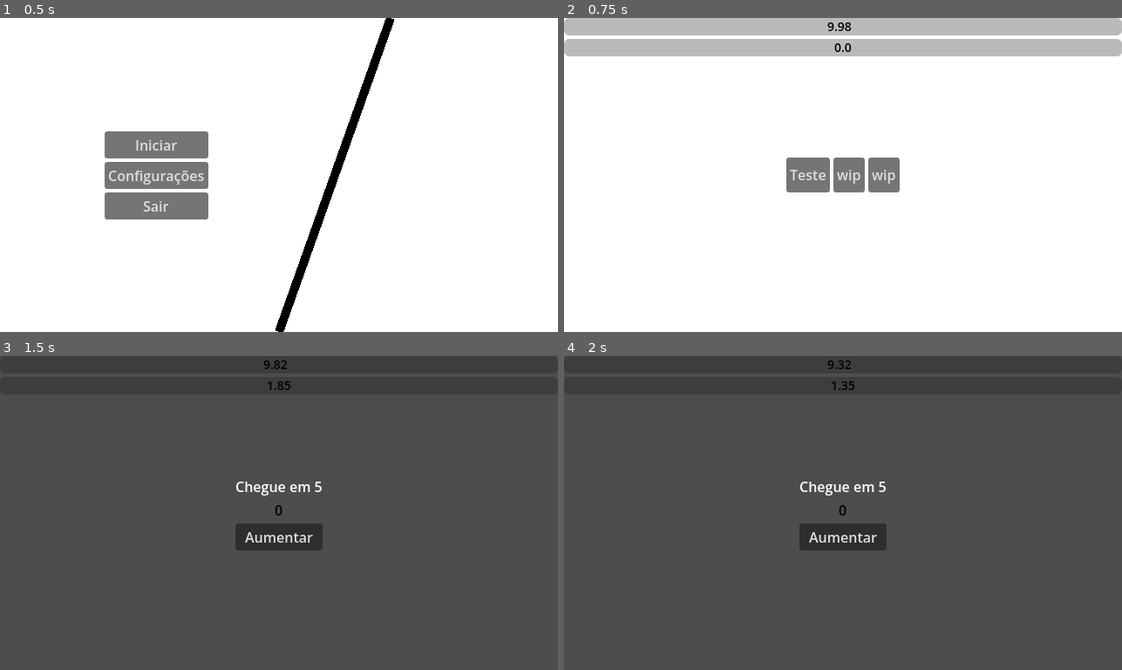
Above: before the commit, frames 1-4 (two rows, left to right).
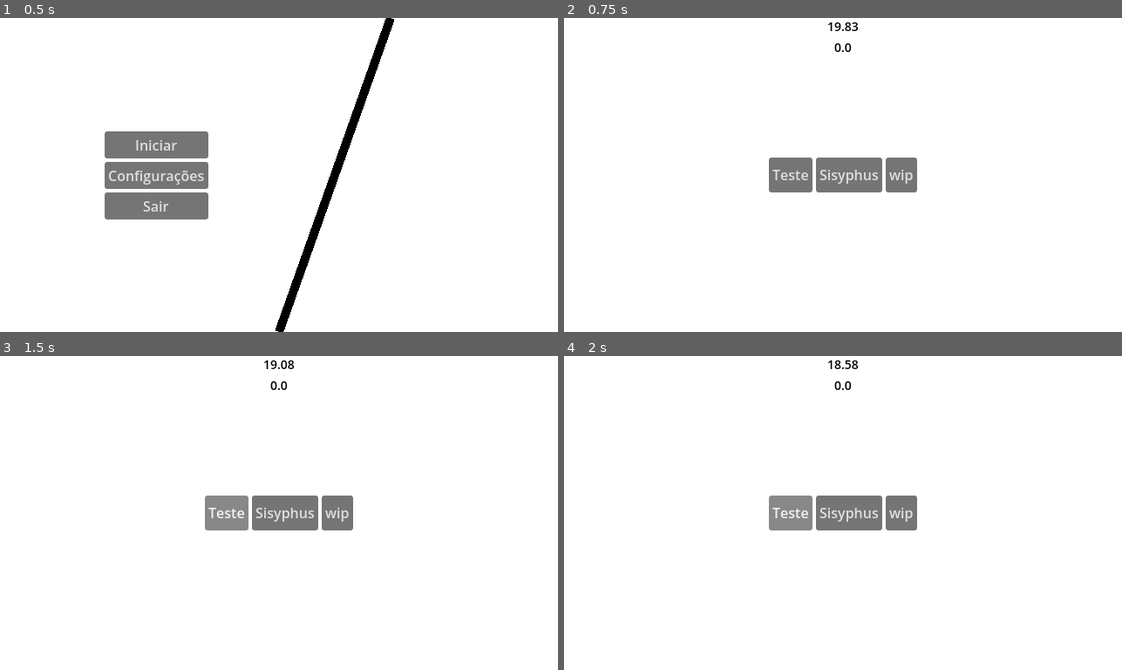
Above: after the commit, the same moments.

Repository: Magistratus-Studio/gmtk
Game: Godot game, scene res://Cenas/minigame_manager_scene.tscn
Same seed, same stepped clock (60 frames per second), same inputs: the game is played once before the commit and once after it. Before the commit the project starts from res://Cenas/menu_inicial.tscn. The engine's default icon, where the game draws it, is replaced by a stand-in: a white triangle on a blue panel in a dark square.
Inputs:
- Up to frame 1 (0.5 s): no input
- Up to frame 2 (0.75 s): click "Iniciar" at 0.5 s
- Up to frame 3 (1.5 s): click "Teste" at 1.25 s
- Up to frame 4 (2 s): no input

Frame 1 is identical in both runs. In frame 2, 12% of the frame differs, in the area x 0-100%, y 0-56%; in frame 3, 100%; in frame 4, 100%, in the area x 0-100%, y 0-100%.

Commit message:
refactor: refatorado esqueleto jogo

Diff:
--- /dev/null
+++ b/gmtk/Cenas/Minijogos/migame_base.gd
@@ -0,0 +1,11 @@
+extends Control
+class_name MinigameBase
+
+signal minigame_concluido(sucesso: bool)
+
+func iniciar() -> void:
+	pass
+
+func verificar_sucesso() -> bool:
+	push_warning("A função verificar_sucesso não foi sobrescrita no minigame!")
+	return false
--- a/gmtk/Cenas/Minijogos/minigame_template.gd
+++ /dev/null
@@ -1,17 +0,0 @@
-extends Control
-
-@export var label: Label
-
-var contador: int = 0
-
-func _on_button_pressed() -> void:
-	contador += 1
-	label.text = str(contador)
-
-func _ready() -> void:
-	MinigameManagerScene.iniciar_minigame()
-
-func _process(_delta: float) -> void:
-	if contador > 4:
-		MinigameManagerScene.parar_timer_minigame()
-		get_tree().change_scene_to_packed(Globais.CENA_SELETOR)
--- a/gmtk/Cenas/Minijogos/minigame_template.tscn
+++ /dev/null
@@ -1,47 +0,0 @@
-[gd_scene format=3 uid="uid://ckch8rh6leoh2"]
-
-[ext_resource type="Script" uid="uid://q1evgn1hpqfn" path="res://Cenas/Minijogos/minigame_template.gd" id="1_6jtyk"]
-
-[sub_resource type="LabelSettings" id="LabelSettings_otrat"]
-font_color = Color(0, 0, 0, 1)
-
-[node name="MinigameTemplate" type="Control" unique_id=952263839 node_paths=PackedStringArray("label")]
-layout_mode = 3
-anchors_preset = 15
-anchor_right = 1.0
-anchor_bottom = 1.0
-grow_horizontal = 2
-grow_vertical = 2
-script = ExtResource("1_6jtyk")
-label = NodePath("VBoxContainer/Label")
-
-[node name="VBoxContainer" type="VBoxContainer" parent="." unique_id=3911797]
-layout_mode = 1
-anchors_preset = 8
-anchor_left = 0.5
-anchor_top = 0.5
-anchor_right = 0.5
-anchor_bottom = 0.5
-offset_left = -20.0
-offset_top = -20.0
-offset_right = 20.0
-offset_bottom = 20.0
-grow_horizontal = 2
-grow_vertical = 2
-
-[node name="Instrucao" type="Label" parent="VBoxContainer" unique_id=1525958409]
-layout_mode = 2
-text = "Chegue em 5"
-metadata/_edit_use_anchors_ = true
-
-[node name="Label" type="Label" parent="VBoxContainer" unique_id=808422413]
-layout_mode = 2
-text = "0"
-label_settings = SubResource("LabelSettings_otrat")
-horizontal_alignment = 1
-
-[node name="Button" type="Button" parent="VBoxContainer" unique_id=1029802817]
-layout_mode = 2
-text = "Aumentar"
-
-[connection signal="pressed" from="VBoxContainer/Button" to="." method="_on_button_pressed"]
--- a/gmtk/Cenas/Minijogos/sisifo.gd
+++ b/gmtk/Cenas/Minijogos/sisifo.gd
@@ -13,7 +13,7 @@
 	if caminho_pedra.progress_ratio >= 0.9:
 		minigame_concluido.emit(true)
 		return true
-
+	minigame_concluido.emit(false)
 	return false
 
 func _process(delta: float) -> void:
--- a/gmtk/Cenas/menu_inicial.tscn
+++ b/gmtk/Cenas/menu_inicial.tscn
@@ -1,7 +1,6 @@
 [gd_scene format=3 uid="uid://dcrl7ywx8jwtf"]
 
 [ext_resource type="Script" uid="uid://cs5xb63jk6stj" path="res://Scripts/menu_controller.gd" id="1_4ahfv"]
-[ext_resource type="PackedScene" uid="uid://b1a13bxuslybc" path="res://Cenas/seletor_caminho.tscn" id="2_sm8o4"]
 
 [node name="MenuInicial" type="Control" unique_id=1398046020]
 layout_mode = 3
@@ -11,7 +10,6 @@
 grow_horizontal = 2
 grow_vertical = 2
 script = ExtResource("1_4ahfv")
-cena_inicio = ExtResource("2_sm8o4")
 
 [node name="Fundo" type="ColorRect" parent="." unique_id=351157566]
 layout_mode = 1
--- a/gmtk/Cenas/minigame_manager.gd
+++ b/gmtk/Cenas/minigame_manager.gd
@@ -1,40 +1,41 @@
 extends Control
-
-#signal finalizar(situacao: int)
 
 @export_category("Filhos")
 @export var timer_principal: Timer
 @export var timer_minigame: Timer
-@export var barra_timer_principal: ProgressBar
-@export var barra_timer_minigame: ProgressBar
 @export var label_timer_principal: Label
 @export var label_timer_minigame: Label
+@export var hud: Control
+@export var scene_controller: Control
 
-@export_category("Cena Final")
+@export_category("Cenas")
 @export var tela_conclusao: PackedScene
+@export var tela_inicial: PackedScene
+@export var tela_seletor: PackedScene
 
 @export_category("Variáveis")
-@export var TIMER_TOTAL: float = 10.0
+@export var TIMER_TOTAL: float = 20.0
+@export var temporizador_minigame: float = 2.0
 
-var temporizador_minigame: float = 2.0
+var minigame_atual: MinigameBase
 
 func _ready() -> void:
-	self.visible = false
-	barra_timer_principal.max_value = TIMER_TOTAL
+	hud.hide()
+	carregar_cena(tela_inicial)
 
 func _process(_delta: float) -> void:
 	label_timer_principal.text = String.num(timer_principal.time_left, 2)
 	label_timer_minigame.text = String.num(timer_minigame.time_left, 2)
 
+func checar_vitoria() -> void:
+	if minigame_atual.verificar_sucesso():
+		print("Jogador venceu o minigame atual!")
+	carregar_cena(tela_seletor)
 
-func iniciar() -> void:
-	self.visible = true
-	timer_principal.wait_time = TIMER_TOTAL
-	timer_principal.start()
-
-func iniciar_minigame() -> void:
-	timer_minigame.wait_time = temporizador_minigame
-	timer_minigame.start()
+func _iniciar_jogo() -> void:
+	hud.show()
+	timer_principal.start(TIMER_TOTAL)
+	carregar_cena(tela_seletor)
 
 func pausar_timer(status: bool) -> void:
 	timer_principal.paused = status
@@ -43,10 +44,43 @@
 	timer_minigame.stop()
 
 func _on_timer_principal_timeout() -> void:
-	#finalizar.emit(Globais.SUCESSO)
 	parar_timer_minigame()
-	get_tree().change_scene_to_packed(tela_conclusao)
-
+	hud.hide()
+	carregar_cena(tela_conclusao)
 
 func _on_timer_minigame_timeout() -> void:
-	get_tree().change_scene_to_packed(Globais.CENA_SELETOR)
+	checar_vitoria()
+
+func carregar_cena(nova_cena: PackedScene) -> void:
+	for filho in scene_controller.get_children():
+		filho.queue_free()
+
+	var instancia = nova_cena.instantiate()
+
+	if instancia is MinigameBase:
+		instancia.minigame_concluido.connect(_on_minigame_concluido)
+		instancia.call_deferred("iniciar")
+		minigame_atual = instancia
+		timer_minigame.wait_time = temporizador_minigame
+		timer_minigame.start()
+	elif instancia.has_signal("iniciar_jogo"): # conectar sinais menu
+		instancia.iniciar_jogo.connect(_iniciar_jogo)
+	elif instancia.has_signal("minigame_selecionado"): # conectar sinais seletor
+		instancia.minigame_selecionado.connect(_on_minigame_selecionado)
+	elif instancia.has_signal("voltar_menu"): # conectar sinais tela final
+		instancia.voltar_menu.connect(_on_voltar_menu)
+
+	scene_controller.add_child(instancia)
+
+func _on_minigame_concluido(sucesso: bool) -> void:
+	parar_timer_minigame()
+	if sucesso:
+		print("Próximo nível!") # passa para o proximo minigame
+	else:
+		print("Fim de jogo!") # aplicar debuf/ diminui o tempo maximo por minigame
+
+func _on_minigame_selecionado(minigame: PackedScene) -> void:
+	carregar_cena(minigame)
+
+func _on_voltar_menu() -> void:
+	carregar_cena(tela_inicial)
--- a/gmtk/Cenas/minigame_manager_scene.tscn
+++ b/gmtk/Cenas/minigame_manager_scene.tscn
@@ -2,12 +2,14 @@
 
 [ext_resource type="Script" uid="uid://cq6oap4i838lv" path="res://Cenas/minigame_manager.gd" id="1_sw5qv"]
 [ext_resource type="PackedScene" uid="uid://b1wqa8wy5xguc" path="res://Cenas/tela_conclusao.tscn" id="2_26w0q"]
+[ext_resource type="PackedScene" uid="uid://dcrl7ywx8jwtf" path="res://Cenas/menu_inicial.tscn" id="3_sr11h"]
+[ext_resource type="PackedScene" uid="uid://b1a13bxuslybc" path="res://Cenas/seletor_caminho.tscn" id="4_f5rh3"]
 
 [sub_resource type="LabelSettings" id="LabelSettings_lauj7"]
 font_size = 14
 font_color = Color(0, 0, 0, 1)
 
-[node name="MinigameManagerScene" type="Control" unique_id=1923513264 node_paths=PackedStringArray("timer_principal", "timer_minigame", "barra_timer_principal", "barra_timer_minigame", "label_timer_principal", "label_timer_minigame")]
+[node name="MinigameManagerScene" type="Control" unique_id=1923513264 node_paths=PackedStringArray("timer_principal", "timer_minigame", "label_timer_principal", "label_timer_minigame", "hud", "scene_controller")]
 z_index = 1
 layout_mode = 3
 anchors_preset = 15
@@ -18,11 +20,13 @@
 script = ExtResource("1_sw5qv")
 timer_principal = NodePath("TimerPrincipal")
 timer_minigame = NodePath("TimerMinigame")
-barra_timer_principal = NodePath("VBoxContainer/ProgressBarPrincipal")
-barra_timer_minigame = NodePath("VBoxContainer/ProgressBarMinigame")
-label_timer_principal = NodePath("VBoxContainer2/LabelTimerPrincipal")
-label_timer_minigame = NodePath("VBoxContainer2/LabelTimerMinigame")
+label_timer_principal = NodePath("HudTimers/VBoxContainer2/LabelTimerPrincipal")
+label_timer_minigame = NodePath("HudTimers/VBoxContainer2/LabelTimerMinigame")
+hud = NodePath("HudTimers")
+scene_controller = NodePath("SceneController")
 tela_conclusao = ExtResource("2_26w0q")
+tela_inicial = ExtResource("3_sr11h")
+tela_seletor = ExtResource("4_f5rh3")
 
 [node name="TimerPrincipal" type="Timer" parent="." unique_id=1848098506]
 one_shot = true
@@ -30,24 +34,21 @@
 [node name="TimerMinigame" type="Timer" parent="." unique_id=362766242]
 one_shot = true
 
-[node name="VBoxContainer" type="VBoxContainer" parent="." unique_id=2137940629]
+[node name="SceneController" type="Control" parent="." unique_id=131427000]
+layout_mode = 1
+anchors_preset = 15
+anchor_right = 1.0
+anchor_bottom = 1.0
+grow_horizontal = 2
+grow_vertical = 2
+
+[node name="HudTimers" type="Control" parent="." unique_id=1847154290]
 layout_mode = 1
 anchors_preset = 10
 anchor_right = 1.0
 grow_horizontal = 2
 
-[node name="ProgressBarPrincipal" type="ProgressBar" parent="VBoxContainer" unique_id=27199852]
-custom_minimum_size = Vector2(0, 20)
-layout_mode = 2
-show_percentage = false
-
-[node name="ProgressBarMinigame" type="ProgressBar" parent="VBoxContainer" unique_id=355027769]
-custom_minimum_size = Vector2(0, 20)
-layout_mode = 2
-step = 1.0
-show_percentage = false
-
-[node name="VBoxContainer2" type="VBoxContainer" parent="." unique_id=417430033]
+[node name="VBoxContainer2" type="VBoxContainer" parent="HudTimers" unique_id=417430033]
 layout_mode = 1
 anchors_preset = 5
 anchor_left = 0.5
@@ -57,14 +58,14 @@
 offset_bottom = 44.0
 grow_horizontal = 2
 
-[node name="LabelTimerPrincipal" type="Label" parent="VBoxContainer2" unique_id=235755349]
+[node name="LabelTimerPrincipal" type="Label" parent="HudTimers/VBoxContainer2" unique_id=235755349]
 layout_mode = 2
 text = "texto"
 label_settings = SubResource("LabelSettings_lauj7")
 vertical_alignment = 1
 metadata/_edit_use_anchors_ = true
 
-[node name="LabelTimerMinigame" type="Label" parent="VBoxContainer2" unique_id=1447960999]
+[node name="LabelTimerMinigame" type="Label" parent="HudTimers/VBoxContainer2" unique_id=1447960999]
 layout_mode = 2
 text = "texto"
 label_settings = SubResource("LabelSettings_lauj7")
--- a/gmtk/Cenas/seletor_caminho.gd
+++ b/gmtk/Cenas/seletor_caminho.gd
@@ -1,14 +1,7 @@
 extends Control
 
-@export var cena: PackedScene
+signal minigame_selecionado(minigame: PackedScene)
+@export var sisifus: PackedScene
 
-func _ready() -> void:
-	MinigameManagerScene.pausar_timer(true)
-
-
-func _on_tree_exited() -> void:
-	MinigameManagerScene.pausar_timer(false)
-
-
-func _on_button_pressed() -> void:
-	get_tree().change_scene_to_packed(cena)
+func _on_button_2_pressed() -> void:
+	minigame_selecionado.emit(sisifus)
--- a/gmtk/Cenas/seletor_caminho.tscn
+++ b/gmtk/Cenas/seletor_caminho.tscn
@@ -1,9 +1,9 @@
 [gd_scene format=3 uid="uid://b1a13bxuslybc"]
 
 [ext_resource type="Script" uid="uid://bfbam7k6blmos" path="res://Cenas/seletor_caminho.gd" id="1_xfh7h"]
-[ext_resource type="PackedScene" uid="uid://ckch8rh6leoh2" path="res://Cenas/Minijogos/minigame_template.tscn" id="2_dxxym"]
+[ext_resource type="PackedScene" uid="uid://d1qeky4720sqw" path="res://Cenas/Minijogos/Sisifo.tscn" id="3_nc73i"]
 
-[node name="SeletorCaminho" type="Control" unique_id=188329596]
+[node name="SeletorCaminho" type="Control" unique_id=188329596 groups=["seletor"]]
 layout_mode = 3
 anchors_preset = 15
 anchor_right = 1.0
@@ -11,7 +11,7 @@
 grow_horizontal = 2
 grow_vertical = 2
 script = ExtResource("1_xfh7h")
-cena = ExtResource("2_dxxym")
+sisifus = ExtResource("3_nc73i")
 
 [node name="Fundo" type="ColorRect" parent="." unique_id=155421700]
 layout_mode = 1
@@ -41,11 +41,11 @@
 
 [node name="Button2" type="Button" parent="HBoxContainer" unique_id=1660411459]
 layout_mode = 2
-text = "wip"
+text = "Sisyphus"
 
 [node name="Button3" type="Button" parent="HBoxContainer" unique_id=1277553636]
 layout_mode = 2
 text = "wip"
 
 [connection signal="tree_exited" from="." to="." method="_on_tree_exited"]
-[connection signal="pressed" from="HBoxContainer/Button" to="." method="_on_button_pressed"]
+[connection signal="pressed" from="HBoxContainer/Button2" to="." method="_on_button_2_pressed"]
--- /dev/null
+++ b/gmtk/Cenas/tela_conclusao.gd
@@ -0,0 +1,6 @@
+extends Control
+
+signal voltar_menu()
+
+func _on_button_pressed() -> void:
+	voltar_menu.emit()
--- a/gmtk/Cenas/tela_conclusao.tscn
+++ b/gmtk/Cenas/tela_conclusao.tscn
@@ -1,4 +1,6 @@
 [gd_scene format=3 uid="uid://b1wqa8wy5xguc"]
+
+[ext_resource type="Script" uid="uid://ov8l3ildxnh0" path="res://Cenas/tela_conclusao.gd" id="1_4u5a8"]
 
 [sub_resource type="LabelSettings" id="LabelSettings_otrat"]
 font_color = Color(0, 0, 0, 1)
@@ -10,6 +12,7 @@
 anchor_bottom = 1.0
 grow_horizontal = 2
 grow_vertical = 2
+script = ExtResource("1_4u5a8")
 
 [node name="Fundo" type="ColorRect" parent="." unique_id=403322889]
 layout_mode = 1
@@ -34,3 +37,17 @@
 grow_vertical = 2
 text = "EBAAAA"
 label_settings = SubResource("LabelSettings_otrat")
+
+[node name="Button" type="Button" parent="." unique_id=491086708]
+layout_mode = 1
+anchors_preset = -1
+anchor_left = 0.421875
+anchor_top = 0.59166664
+anchor_right = 0.559375
+anchor_bottom = 0.65555555
+offset_right = 8.0
+offset_bottom = 8.0
+text = "Main Menu"
+metadata/_edit_use_anchors_ = true
+
+[connection signal="pressed" from="Button" to="." method="_on_button_pressed"]
--- a/gmtk/Scripts/Globais.gd
+++ /dev/null
@@ -1,4 +0,0 @@
-extends Node
-
-enum {SUCESSO, FALHA}
-var CENA_SELETOR: PackedScene = load("res://Cenas/seletor_caminho.tscn")
--- a/gmtk/Scripts/menu_controller.gd
+++ b/gmtk/Scripts/menu_controller.gd
@@ -1,19 +1,12 @@
 extends Control
 
-@export var cena_inicio: PackedScene
-
+signal iniciar_jogo()
 
 func _on_iniciar_button_pressed() -> void:
-	get_tree().change_scene_to_packed(cena_inicio)
-
+	iniciar_jogo.emit()
 
 func _on_sair_button_pressed() -> void:
 	get_tree().quit()
 
-
 func _on_config_button_pressed() -> void:
 	pass # Replace with function body.
-
-
-func _on_tree_exited() -> void:
-	MinigameManagerScene.iniciar()
--- a/gmtk/project.godot
+++ b/gmtk/project.godot
@@ -11,14 +11,9 @@
 [application]
 
 config/name="gmtk"
-run/main_scene="uid://dcrl7ywx8jwtf"
+run/main_scene="uid://dtge0soaf8pvv"
 config/features=PackedStringArray("4.7", "GL Compatibility")
 config/icon="res://icon.svg"
-
-[autoload]
-
-MinigameManagerScene="*uid://dtge0soaf8pvv"
-Globais="*uid://goc3ulij73uj"
 
 [display]
 
Not shown, added: gmtk/Cenas/Minijogos/migame_base.gd.uid
Not shown, removed: gmtk/Cenas/Minijogos/minigame_template.gd.uid
Not shown, added: gmtk/Cenas/tela_conclusao.gd.uid
Not shown, removed: gmtk/Scripts/Globais.gd.uid
